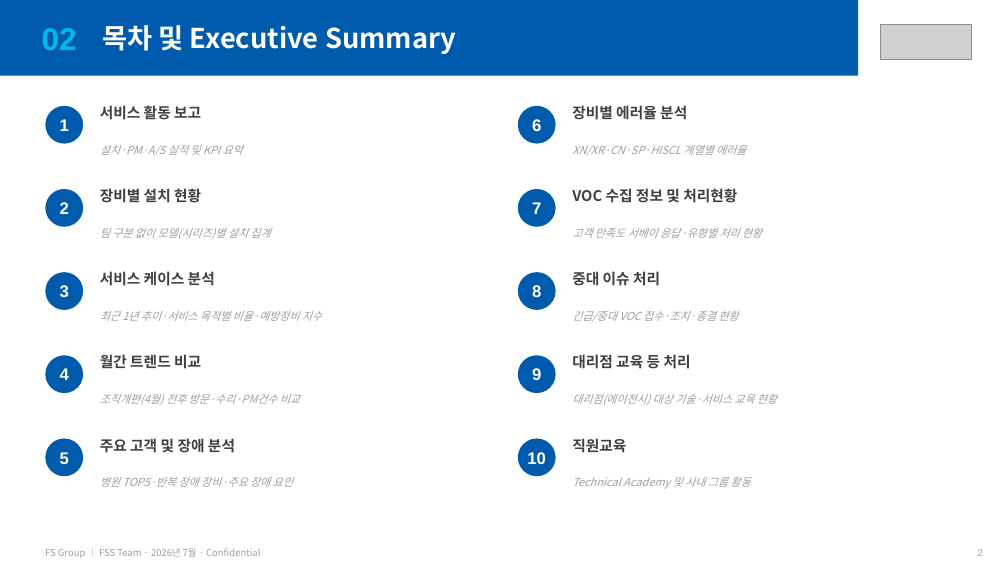
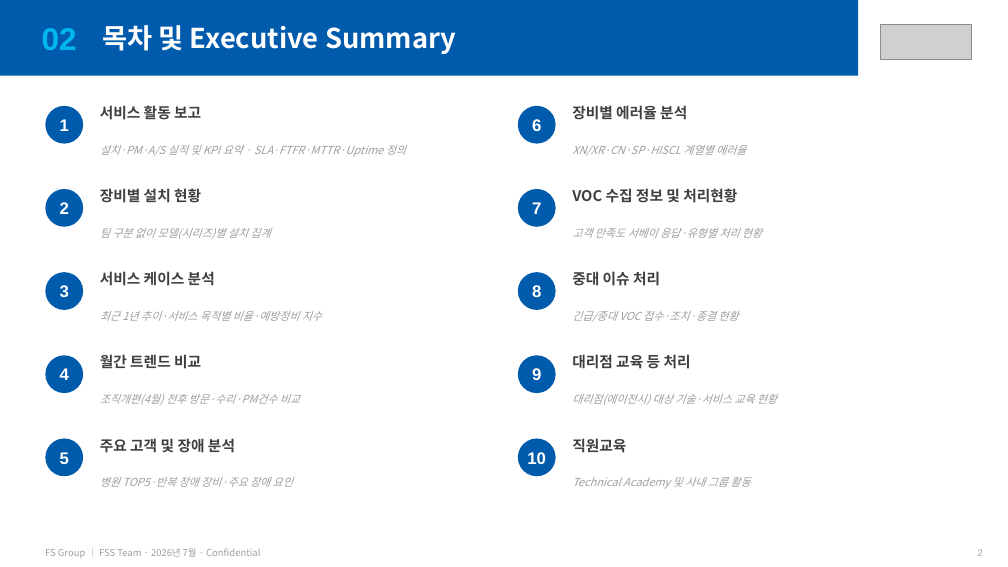
Before and after one commit to balhm12/Sysmex-schedule, a slide deck: slide 2 of reports/FSG_월간서비스보고_202607/FSG_월간서비스보고_202607.pptx. Drawn at 1008x567 pixels with LibreOffice and Linux fonts; fonts in the diff are those of the drawing; grey boxes stand for pictures. Boxes give left, top, right and bottom in pixels: in the first picture for what was removed or moved away, otherwise in the second. Text is boxed around its words. In the diff, an @@ line names an element or a change of style, - is before the commit and + after.

```diff
--- a/reports/FSG_월간서비스보고_202607/FSG_월간서비스보고_202607.pptx
+++ b/reports/FSG_월간서비스보고_202607/FSG_월간서비스보고_202607.pptx
@@ text at [100,145,406,156]: text changed @@
-설치·PM·A/S 실적 및 KPI 요약
+설치·PM·A/S 실적 및 KPI 요약 · SLA·FTFR·MTTR·Uptime 정의
```
Also in this commit, not shown: 12 other slides changed, 1 slide added, 1 other file.
